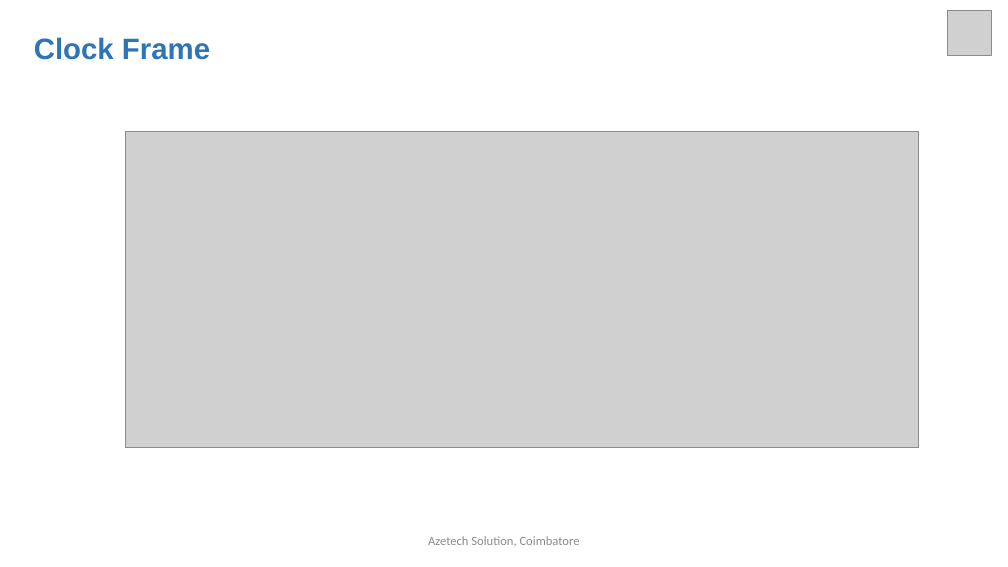
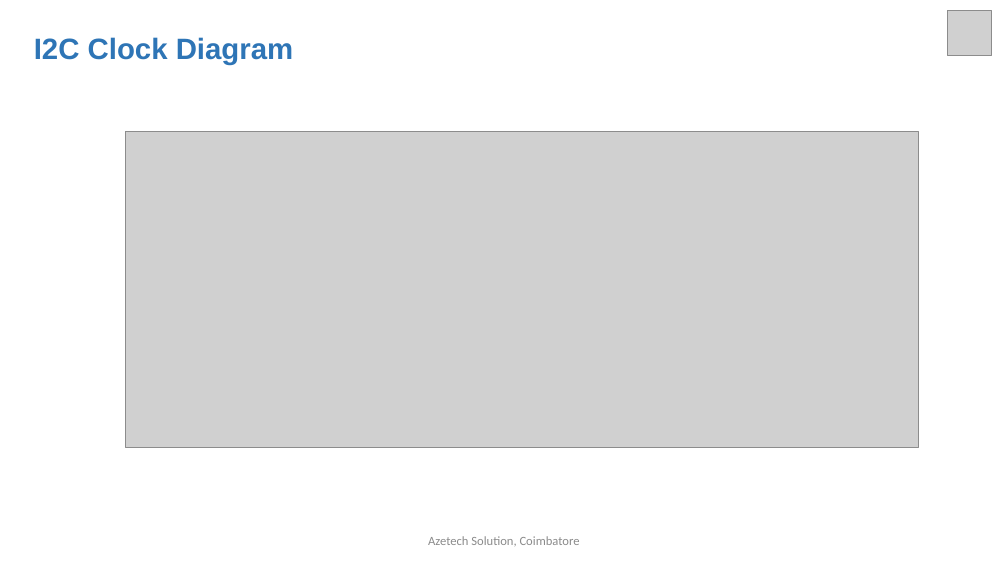
Before and after one commit to arulnelson/AZETECH-CLASS-NOTES, a slide deck: slide 8 of STM32_DOCS/I2C_in_STM32.pptx. Drawn at 1008x567 pixels with LibreOffice and Linux fonts; fonts in the diff are those of the drawing; grey boxes stand for pictures. Boxes give left, top, right and bottom in pixels: in the first picture for what was removed or moved away, otherwise in the second. Text is boxed around its words. In the diff, an @@ line names an element or a change of style, - is before the commit and + after.

```diff
--- a/STM32_DOCS/I2C_in_STM32.pptx
+++ b/STM32_DOCS/I2C_in_STM32.pptx
@@ text at (34,37,294,65): text changed @@
-Clock Frame
+I2C Clock Diagram
```
Also in this commit, not shown: 10 other slides changed, 5 slides added.
